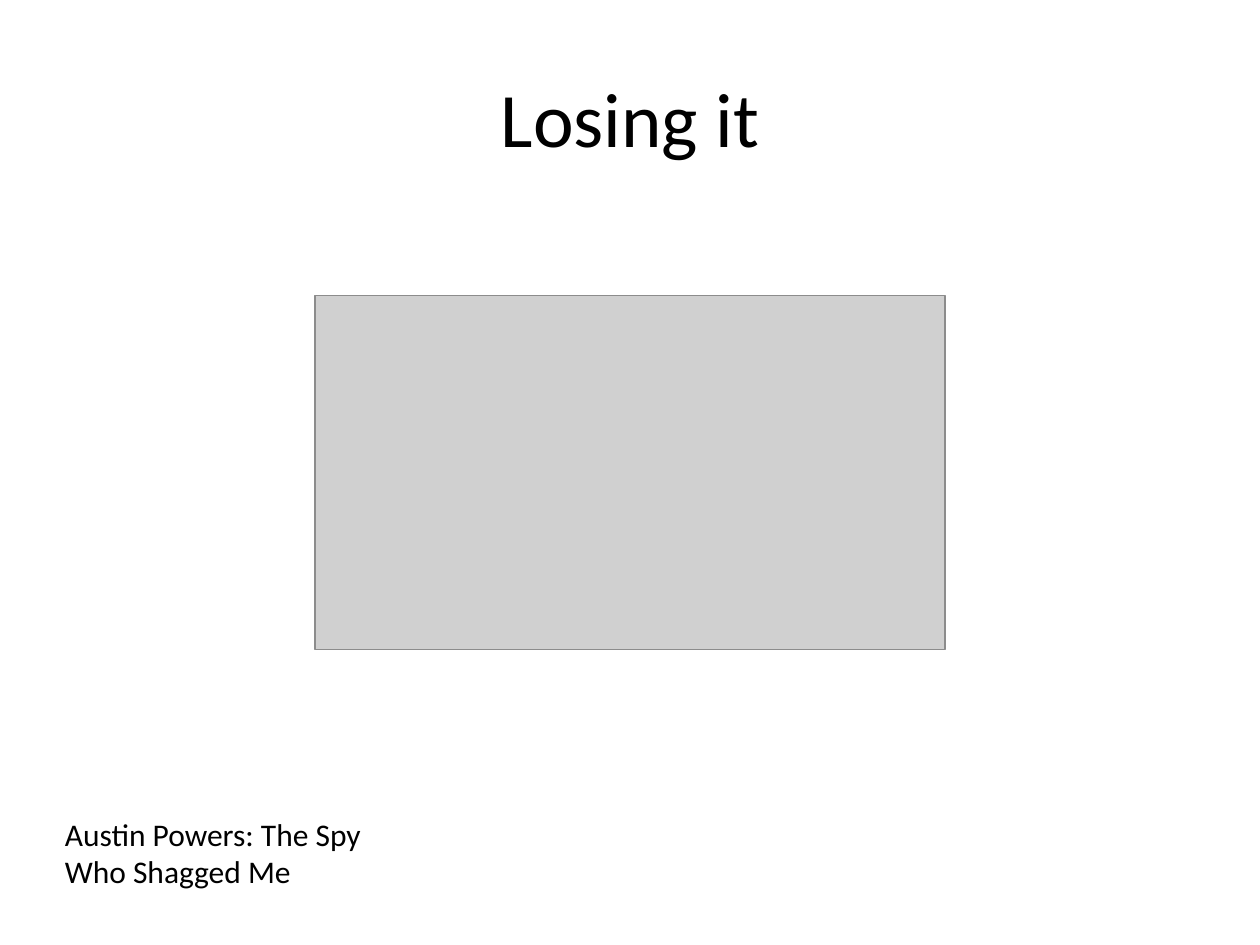
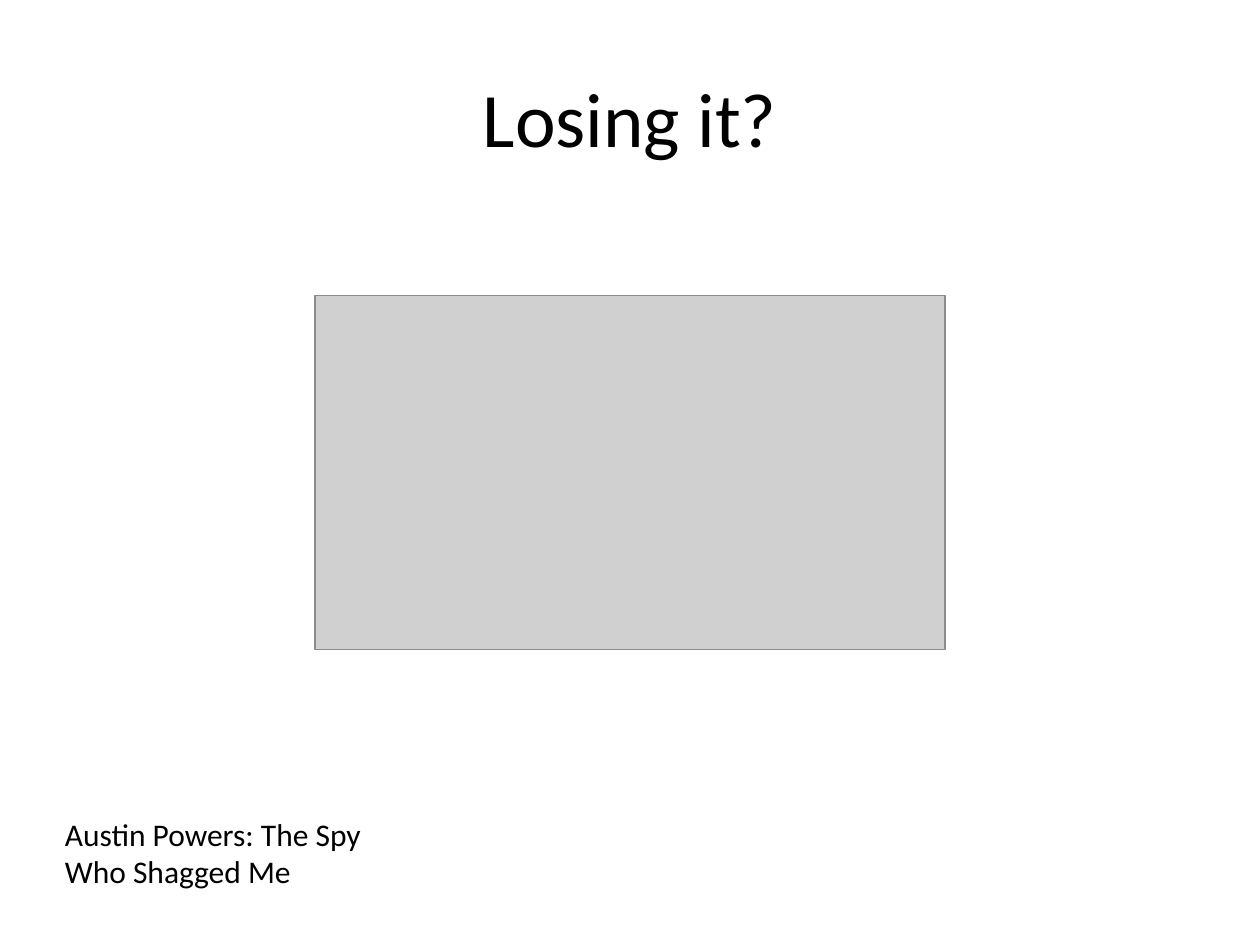
Before and after one commit to paul-burtness/webdevmojo, a slide deck: slide 2 of webdevmojo.pptx (slide 3 before the commit). Drawn at 1260x945 pixels with LibreOffice and Linux fonts; fonts in the diff are those of the drawing; grey boxes stand for pictures. Boxes give left, top, right and bottom in pixels: in the first picture for what was removed or moved away, otherwise in the second. Text is boxed around its words. In the diff, an @@ line names an element or a change of style, - is before the commit and + after.

```diff
--- a/webdevmojo.pptx
+++ b/webdevmojo.pptx
@@ title at <box>483,94,777,161</box>: text changed @@
-Losing it
+Losing it?
```
Also in this commit, not shown: 5 other slides changed, 5 slides added.
